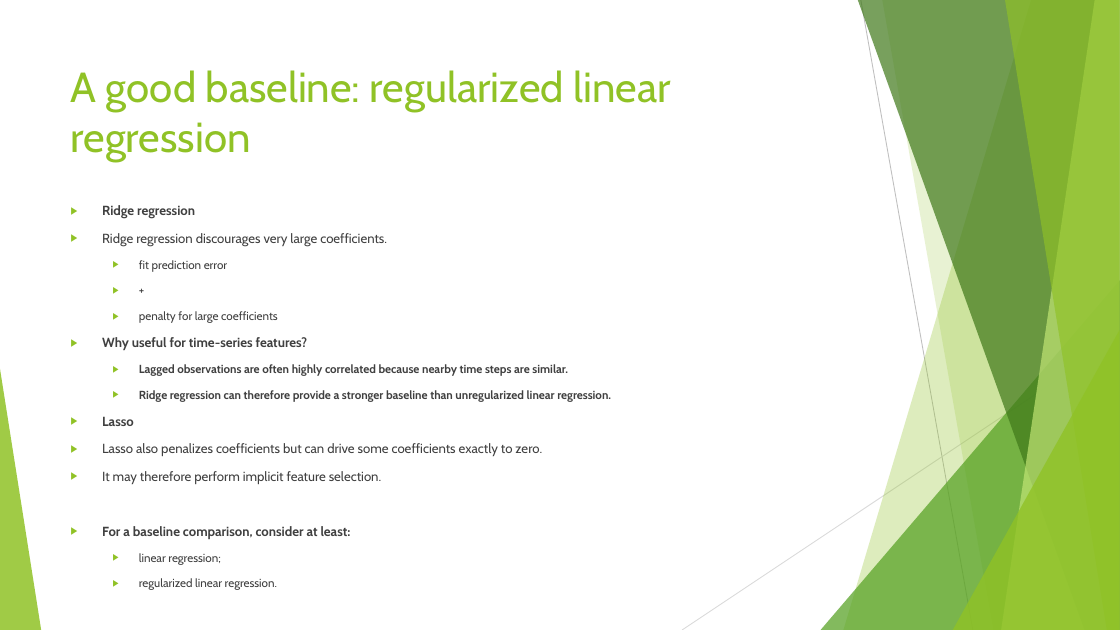
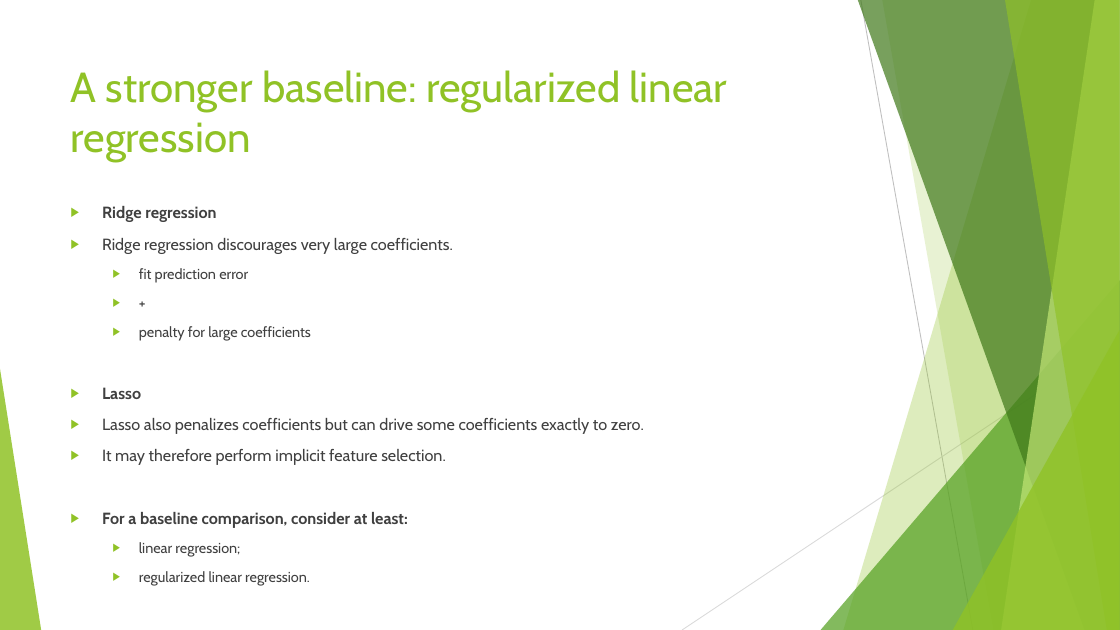
Before and after one commit to FranzGH/timeseries, a slide deck: slide 115 of Slides/03 Traditional Baselines and Feature-Based Machine Learning.pptx (slide 104 before the commit). Drawn at 1120x630 pixels with LibreOffice and Linux fonts; fonts in the diff are those of the drawing. Boxes give left, top, right and bottom in pixels: in the first picture for what was removed or moved away, otherwise in the second. Text is boxed around its words. In the diff, an @@ line names an element or a change of style, - is before the commit and + after.

```diff
--- a/Slides/03 Traditional Baselines and Feature-Based Machine Learning.pptx
+++ b/Slides/03 Traditional Baselines and Feature-Based Machine Learning.pptx
@@ title at (71, 70, 727, 162): text changed @@
-A good baseline: regularized linear regression
+A stronger baseline: regularized linear regression
@@ text "Ridge regression" at (102, 206, 644, 557): size 11.2 to 13.9 pt in "Ridge regression", "Ridge regression discourages very large coefficients.", "Lasso", "Lasso also penalizes coefficients but can drive ..." and 2 more places; size 10 to 12.4 pt in "fit prediction error", "+", "penalty for large coefficients", "linear regression;" and 1 more places @@
@@ text at (102, 337, 611, 402): paragraphs removed @@
-▶ Why useful for time-series features?
-  ▶ Lagged observations are often highly correlated because nearby time steps are similar.
-  ▶ Ridge regression can therefore provide a stronger baseline than unregularized linear regression.
```
Also in this commit, not shown: 34 other slides changed, 15 slides added, 4 slides removed.
